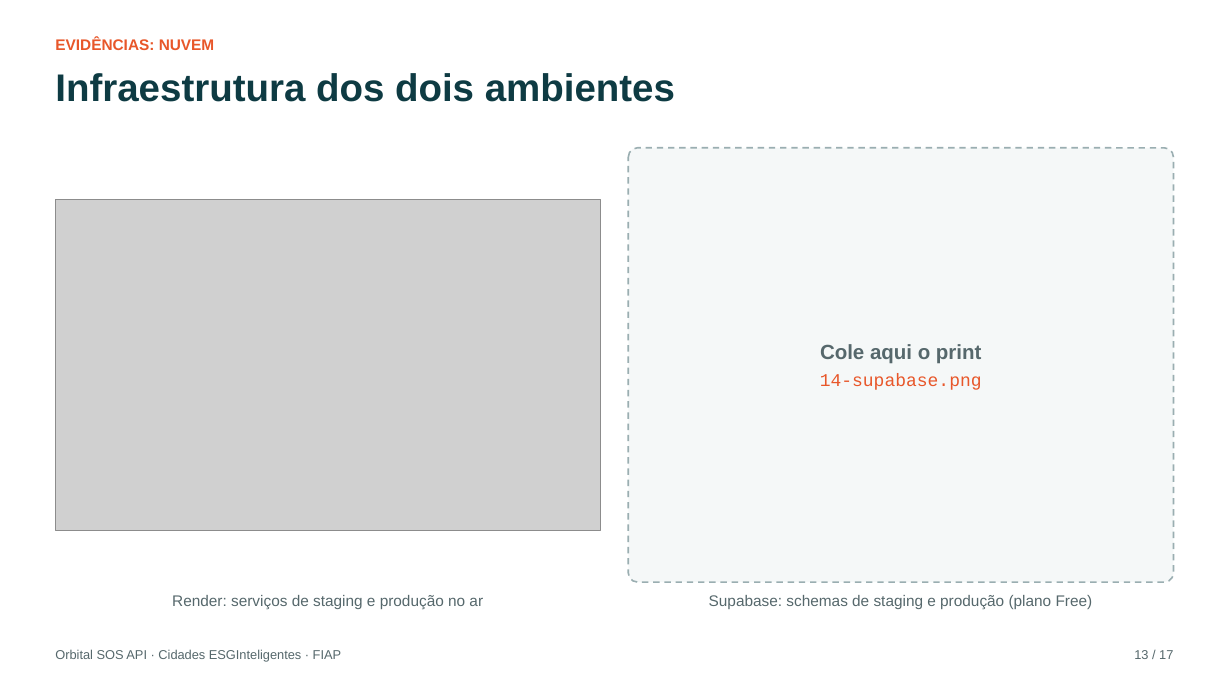
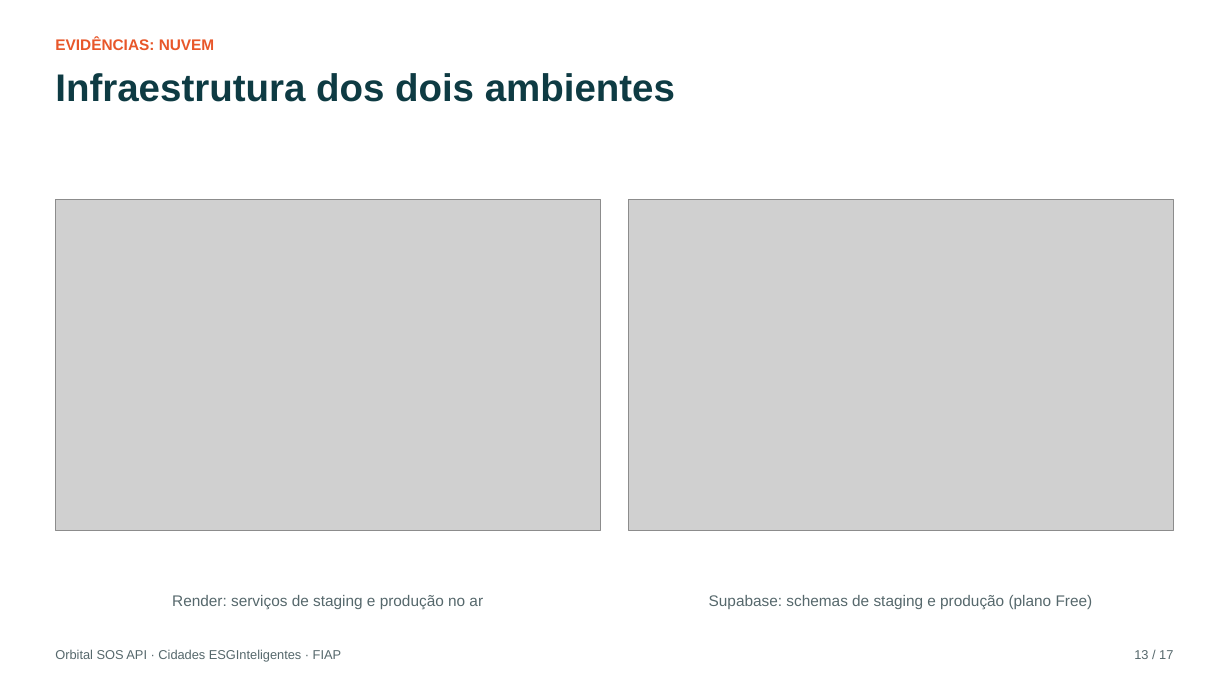
Before and after one commit to vsilva1997/orbital-sos-api, a slide deck: slide 13 of docs/Documentacao_DevOps.pptx. Drawn at 1232x693 pixels with LibreOffice and Linux fonts; fonts in the diff are those of the drawing; grey boxes stand for pictures. Boxes give left, top, right and bottom in pixels: in the first picture for what was removed or moved away, otherwise in the second. Text is boxed around its words. In the diff, an @@ line names an element or a change of style, - is before the commit and + after.

```diff
--- a/docs/Documentacao_DevOps.pptx
+++ b/docs/Documentacao_DevOps.pptx
@@ rounded rectangle removed at (628, 148, 1174, 582) @@
-Cole aqui o print
-14-supabase.png
@@ picture added at (628, 200, 1174, 531) @@
```
Also in this commit, not shown: 4 other slides changed, 4 other files.
